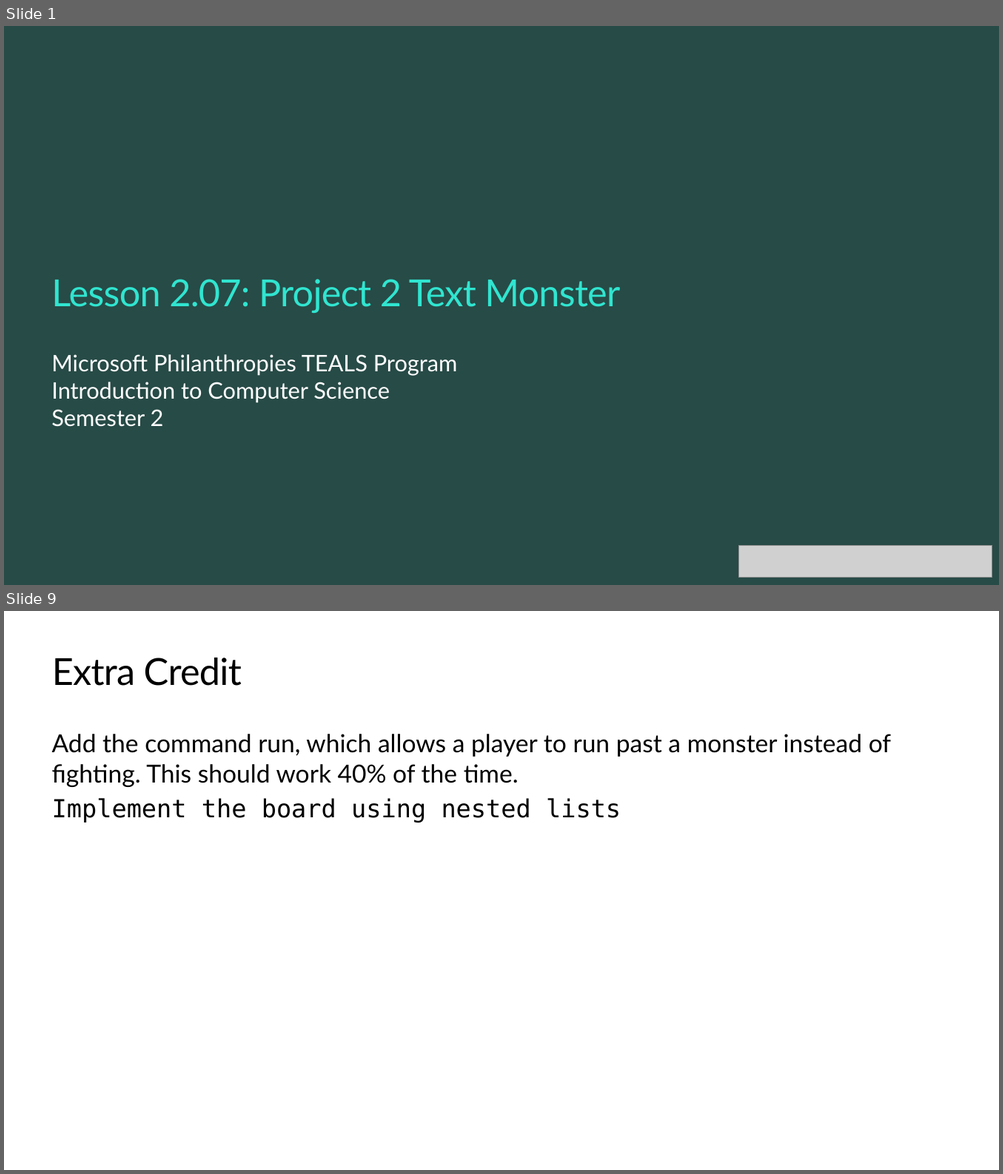
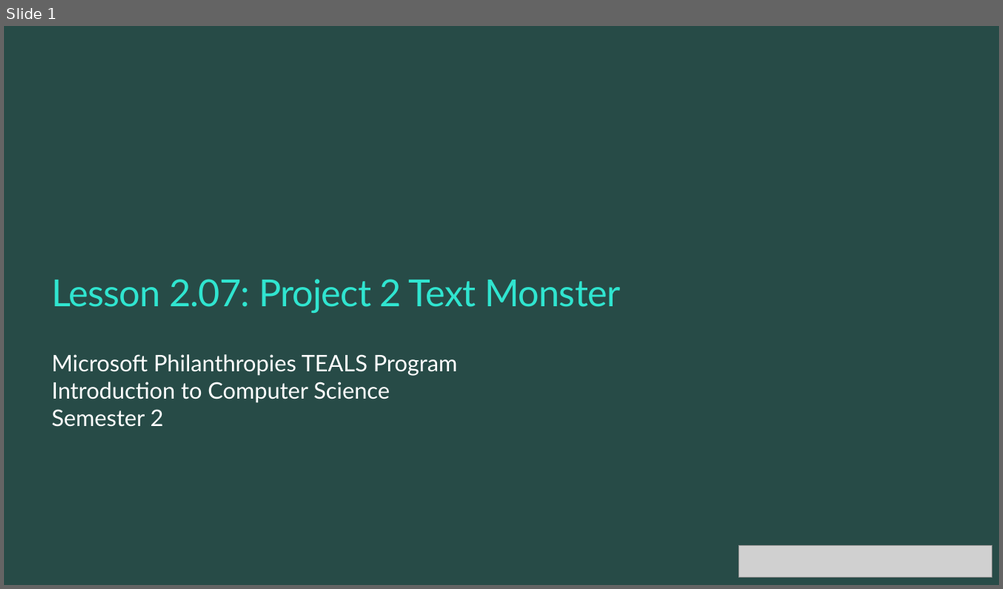
Before and after one commit to TEALSK12/2nd-semester-introduction-to-computer-science, a slide deck: units/2_unit/slidedecks/Intro Python 2.07 TEALS.pptx. Shown one above the other, each under a label of ours: slides 1 and 9 before the commit, slide 1 after it; the slides between them are not shown. The pictures are 1003x1174 and 1003x589 pixels, drawn with LibreOffice and Linux fonts; fonts in the diff are those of the drawing; grey boxes stand for pictures; background and template pictures are left out. Boxes give left, top, right and bottom in pixels: in the first picture for what was removed or moved away, otherwise in the second. Text is boxed around its words. In the diff, an @@ line names an element or a change of style, - is before the commit and + after.

```diff
--- a/units/2_unit/slidedecks/Intro Python 2.07 TEALS.pptx
+++ b/units/2_unit/slidedecks/Intro Python 2.07 TEALS.pptx
@@ slide 9 removed at bbox=[4, 611, 999, 1170], background #FFFFFF @@
@@ title removed at bbox=[52, 658, 242, 686] @@
-Extra Credit
@@ text removed at bbox=[52, 734, 891, 823] @@
-Add the command run, which allows a player to run past a monster instead of fighting. This should work 40% of the time.
-Implement the board using nested lists
```
Also in this commit, not shown: 7 slides changed, 1 slide added.
